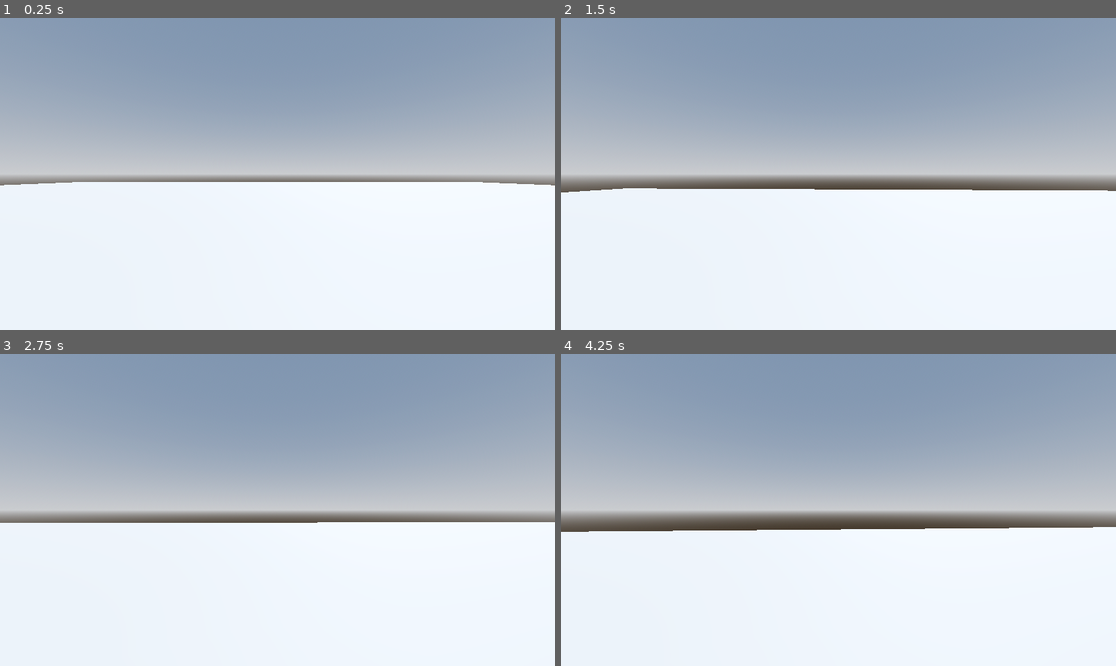
Above: before the commit, frames 1-4 (two rows, left to right).
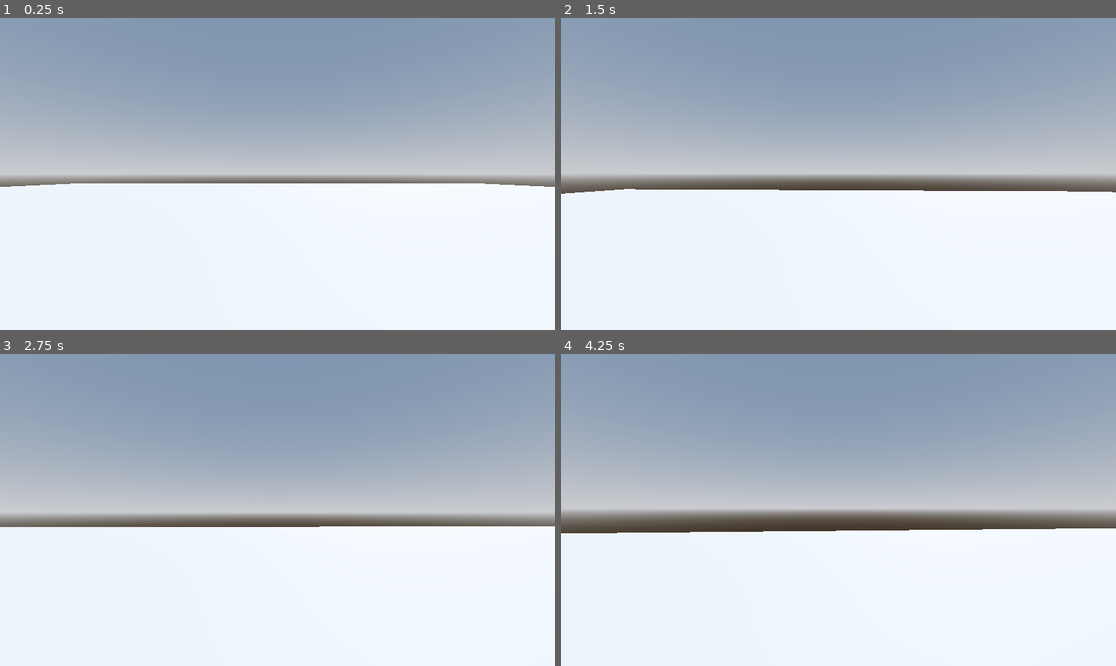
Above: after the commit, the same moments.

Repository: EsbenNyboe/TowerDefense
Game: Godot game, scene res://Levels/SandBox.tscn
Two runs of this game, one before a commit and one after it. Both use one fixed random seed, a clock stepped at 60 frames per second and the inputs below.
Inputs (mouse positions are in pixels of both pictures, inside the frame that each line leads up to):
- Up to frame 1 (0.25 s): no input
- Up to frame 2 (1.5 s): tap Enter at 0.5 s; move the mouse to (866, 174) at 0.52 s; hold W (move_forward) from 0.53 s (still down); tap Space (jump) at 0.77 s; move the mouse to (810, 174) at 1.27 s
- Up to frame 3 (2.75 s): keep holding W (move_forward); tap Space (jump) at 1.52 s; move the mouse to (288, 503) at 2.02 s
- Up to frame 4 (4.25 s): keep holding W (move_forward); move the mouse to (832, 516) at 2.77 s; tap Space (jump) at 3.02, 3.77 s; move the mouse to (877, 513) at 3.52 s; tap Escape (ui_cancel) at 4.15 s

The runs differ from the first frame. In frame 1, 0.5% of the frame differs, in the area x 0-100%, y 52-55%; in frame 2, 0.3%; in frame 3, 2.6%, in the area x 0-100%, y 50-56%; in frame 4, 0.7%.

Commit message:
Camera-rotation (clamp degrees)

Diff:
--- a/robo-rampage/Player/player.gd
+++ b/robo-rampage/Player/player.gd
@@ -6,18 +6,13 @@
 
 var mouse_motion := Vector2.ZERO
 
+@onready var camera_pivot: Node3D = $CameraPivot
+
 func _ready() -> void:
 	Input.mouse_mode = Input.MOUSE_MODE_CAPTURED
 
 func _physics_process(delta: float) -> void:
 	handle_camera_rotation()
-
-	#if Input.is_action_just_pressed("ui_cancel"):
-		#if Input.mouse_mode == Input.MOUSE_MODE_CAPTURED:
-			#Input.mouse_mode = Input.MOUSE_MODE_VISIBLE
-		#else:
-			#Input.mouse_mode = Input.MOUSE_MODE_CAPTURED
-
 	handle_movement(delta)
 
 func _input(event: InputEvent) -> void:
@@ -31,6 +26,8 @@
 
 func handle_camera_rotation() -> void:
 	rotate_y(mouse_motion.x)
+	camera_pivot.rotate_x(mouse_motion.y)
+	camera_pivot.rotation_degrees.x = clampf(camera_pivot.rotation_degrees.x, -90.0, 90.0)
 	mouse_motion = Vector2.ZERO
 
 func handle_movement(delta: float) -> void:
--- a/robo-rampage/Player/player.tscn
+++ b/robo-rampage/Player/player.tscn
@@ -15,5 +15,7 @@
 [node name="CollisionShape3D" type="CollisionShape3D" parent="."]
 shape = SubResource("CapsuleShape3D_l8h54")
 
-[node name="Camera3D" type="Camera3D" parent="."]
-transform = Transform3D(1, 0, 0, 0, 1, 0, 0, 0, 1, 0, 0.3, 0)
+[node name="CameraPivot" type="Node3D" parent="."]
+transform = Transform3D(1, 0, 0, 0, 1, 0, 0, 0, 1, 0, 0.5, 0)
+
+[node name="Camera3D" type="Camera3D" parent="CameraPivot"]
